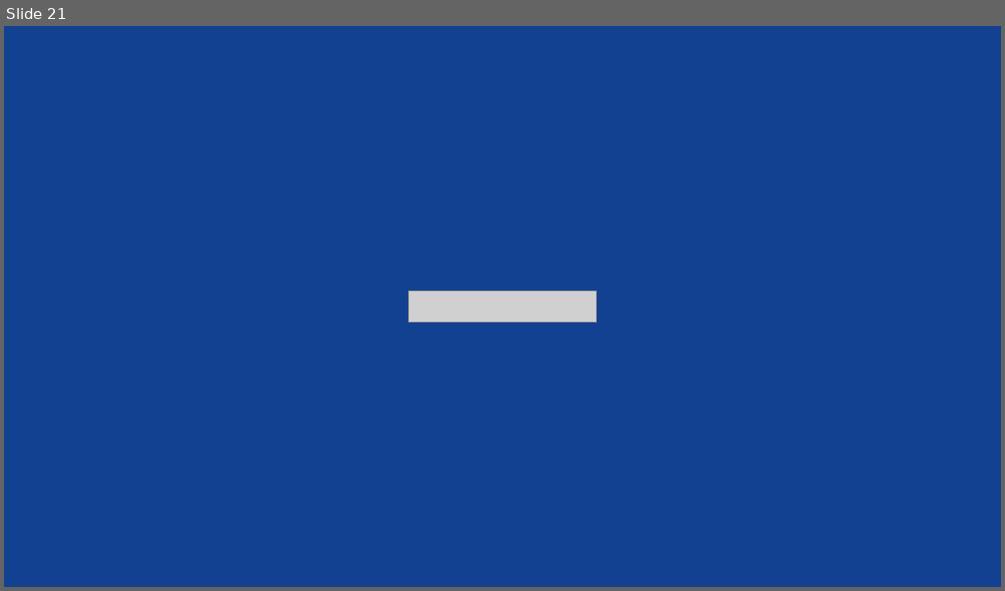
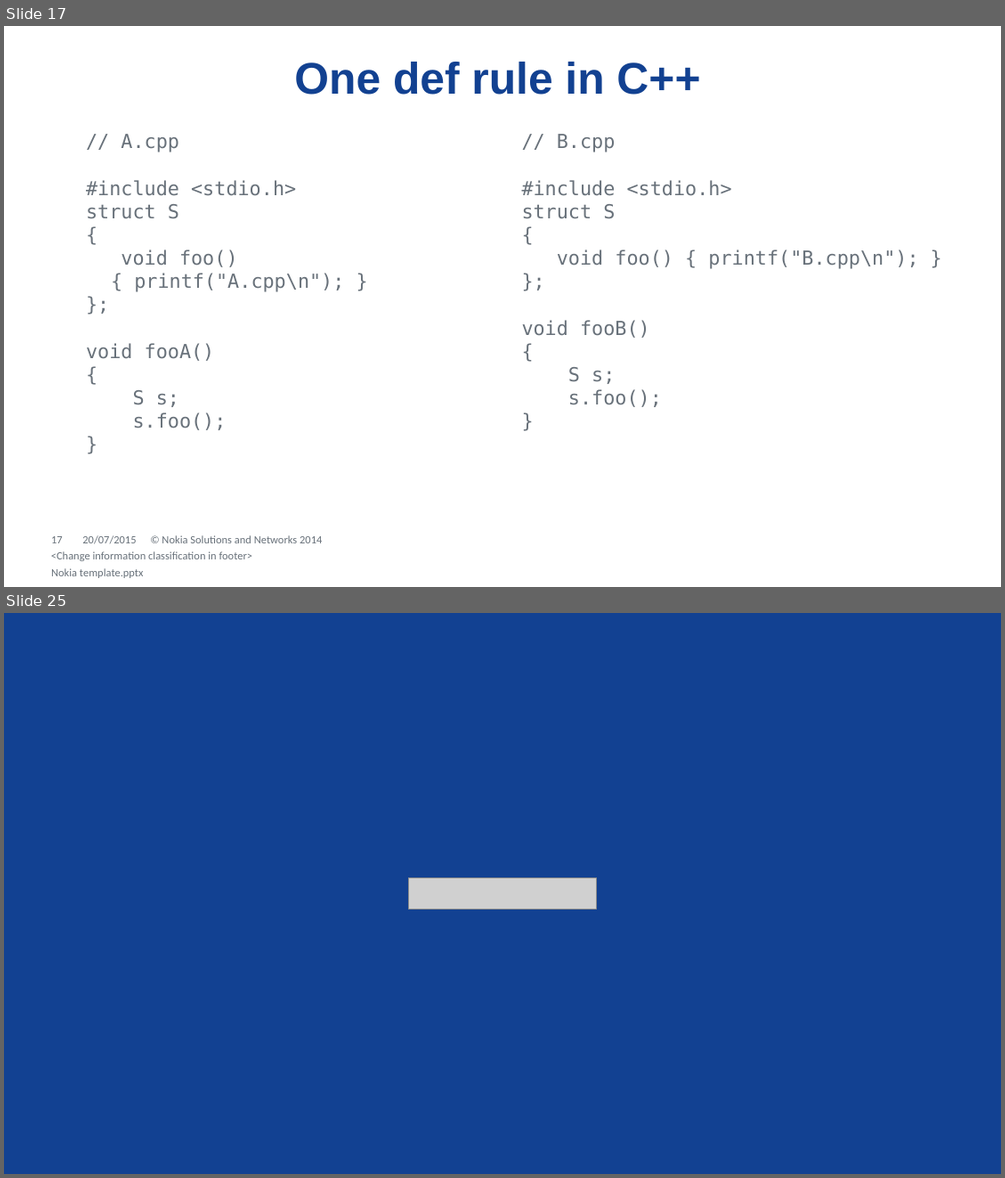
Before and after one commit to dendibakh/Linker, a slide deck: Diving into C++ linker.pptx. Shown one above the other, each under a label of ours: slide 21 before the commit, slides 17 and 25 after it; the slides between them are not shown. The pictures are 1005x591 and 1005x1178 pixels, drawn with LibreOffice and Linux fonts; fonts in the diff are those of the drawing; grey boxes stand for pictures; background and template pictures are left out. Boxes give left, top, right and bottom in pixels: in the first picture for what was removed or moved away, otherwise in the second. Text is boxed around its words. In the diff, an @@ line names an element or a change of style, - is before the commit and + after.

```diff
--- a/Diving into C++ linker.pptx
+++ b/Diving into C++ linker.pptx
@@ slide 17 added at [4, 26, 1001, 587], background #FFFFFF @@
@@ line added from (50, 26) to (50, 587), #FFFFFF 0.25 pt @@
@@ line added from (948, 26) to (948, 587), #FFFFFF 0.25 pt @@
@@ line added from (4, 57) to (1001, 57), #FFFFFF 0.25 pt @@
@@ title added at [294, 62, 700, 95], 32 pt, text #124191, bold @@
+One def rule in C++
@@ line added from (4, 91) to (1001, 91), #FFFFFF 0.25 pt @@
@@ line added from (4, 119) to (1001, 119), #FFFFFF 0.25 pt @@
@@ line added from (1001, 144) to (4, 144), #FFFFFF 0.25 pt @@
@@ text added at [86, 134, 344, 430], 14 pt, text #68717A @@
+  // A.cpp
+  #include <stdio.h>
+  struct S
+  {
+  void foo() { printf("A.cpp\n"); }
+  };
+  void fooA()
+  {
+  S s;
+  s.foo();
+  }
@@ text added at [522, 134, 918, 407], 14 pt, text #68717A @@
+  // B.cpp
+  #include <stdio.h>
+  struct S
+  {
+  void foo() { printf("B.cpp\n"); }
+  };
+  void fooB()
+  {
+  S s;
+  s.foo();
+  }
@@ line added from (1001, 506) to (4, 506), #FFFFFF 0.25 pt @@
@@ line added from (4, 534) to (1001, 534), #FFFFFF 0.25 pt @@
@@ page number added at [51, 536, 63, 543], 8 pt, text #68717A @@
+17
@@ text added at [51, 551, 253, 561], 8 pt, text #68717A @@
+<Change information classification in footer>
@@ text added at [82, 535, 136, 544], 8 pt, text #68717A @@
+20/07/2015
@@ text added at [162, 535, 322, 543], 8 pt, text #68717A @@
+© Nokia Solutions and Networks 2014
@@ line added from (4, 563) to (1001, 563), #FFFFFF 0.25 pt @@
@@ text added at [51, 568, 144, 578], 8 pt, text #68717A @@
+Nokia template.pptx
@@ what was slide 21 is now slide 25 @@
```
Also in this commit, not shown: 18 slides changed, 6 other slides added, 3 slides removed, 14 other files.
